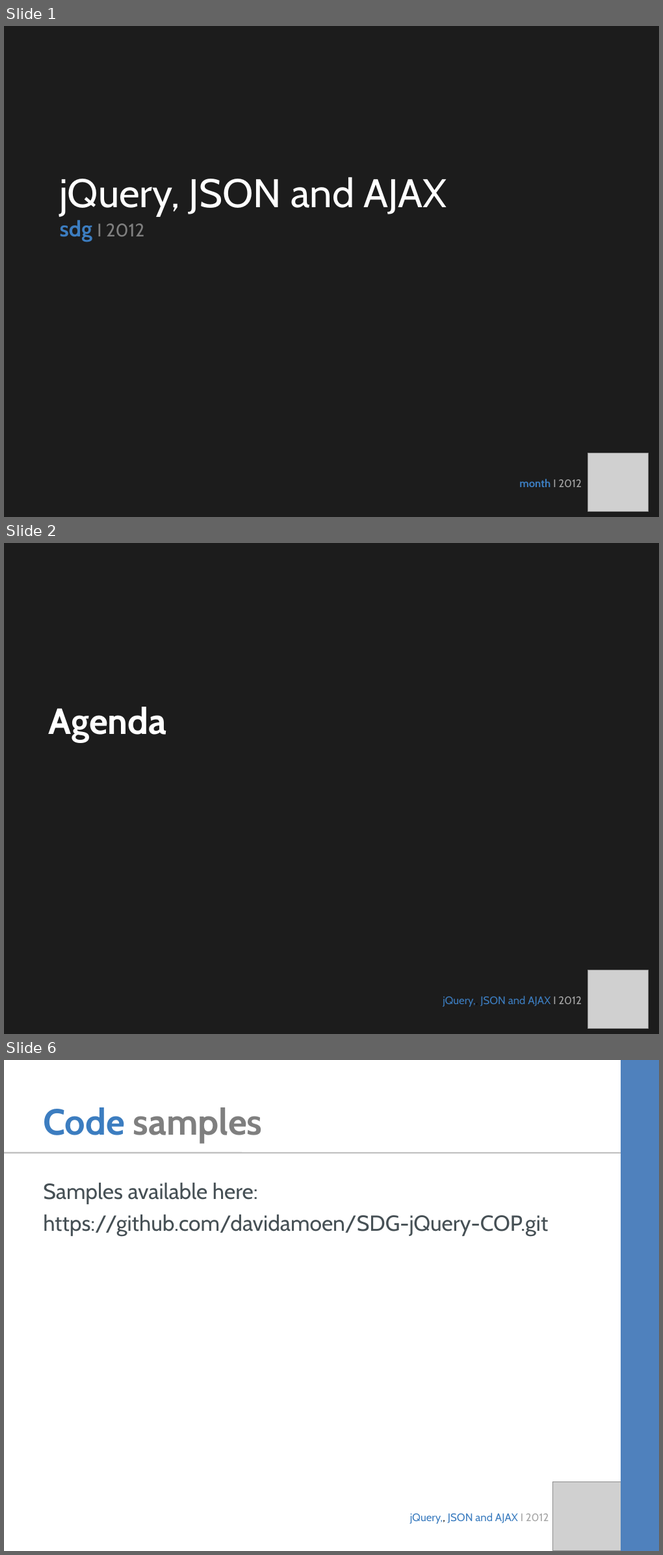
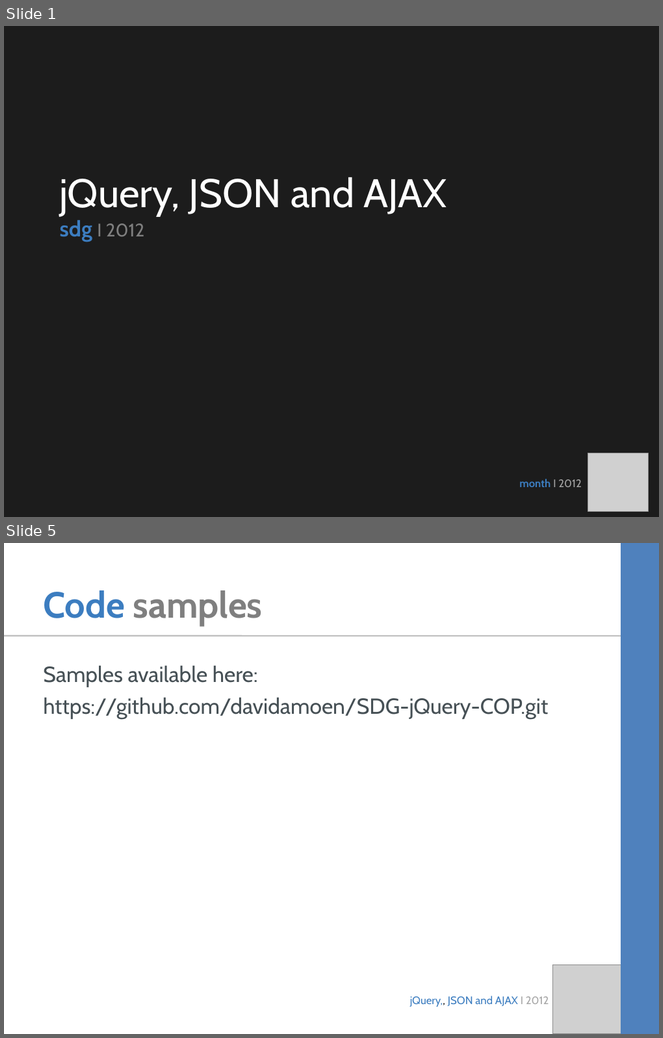
Before and after one commit to davidamoen/SDG-jQuery-COP, a slide deck: slides.ppt. Shown one above the other, each under a label of ours: slides 1, 2 and 6 before the commit, slides 1 and 5 after it; the slides between them are not shown. The pictures are 663x1555 and 663x1038 pixels, drawn with LibreOffice and Linux fonts; fonts in the diff are those of the drawing; grey boxes stand for pictures. Boxes give left, top, right and bottom in pixels: in the first picture for what was removed or moved away, otherwise in the second. Text is boxed around its words. In the diff, an @@ line names an element or a change of style, - is before the commit and + after.

```diff
--- a/slides.ppt
+++ b/slides.ppt
@@ slide 2 removed at [4, 543, 659, 1034], background #1C1C1C @@
@@ title removed at [49, 707, 167, 742] @@
-Agenda
@@ picture removed at [588, 970, 649, 1029] @@
@@ text removed at [443, 996, 582, 1007] @@
-jQuery,, JSON and AJAX I 2012
@@ what was slide 6 is now slide 5 @@
```
Also in this commit, not shown: 3 slides changed, 3 other files.
